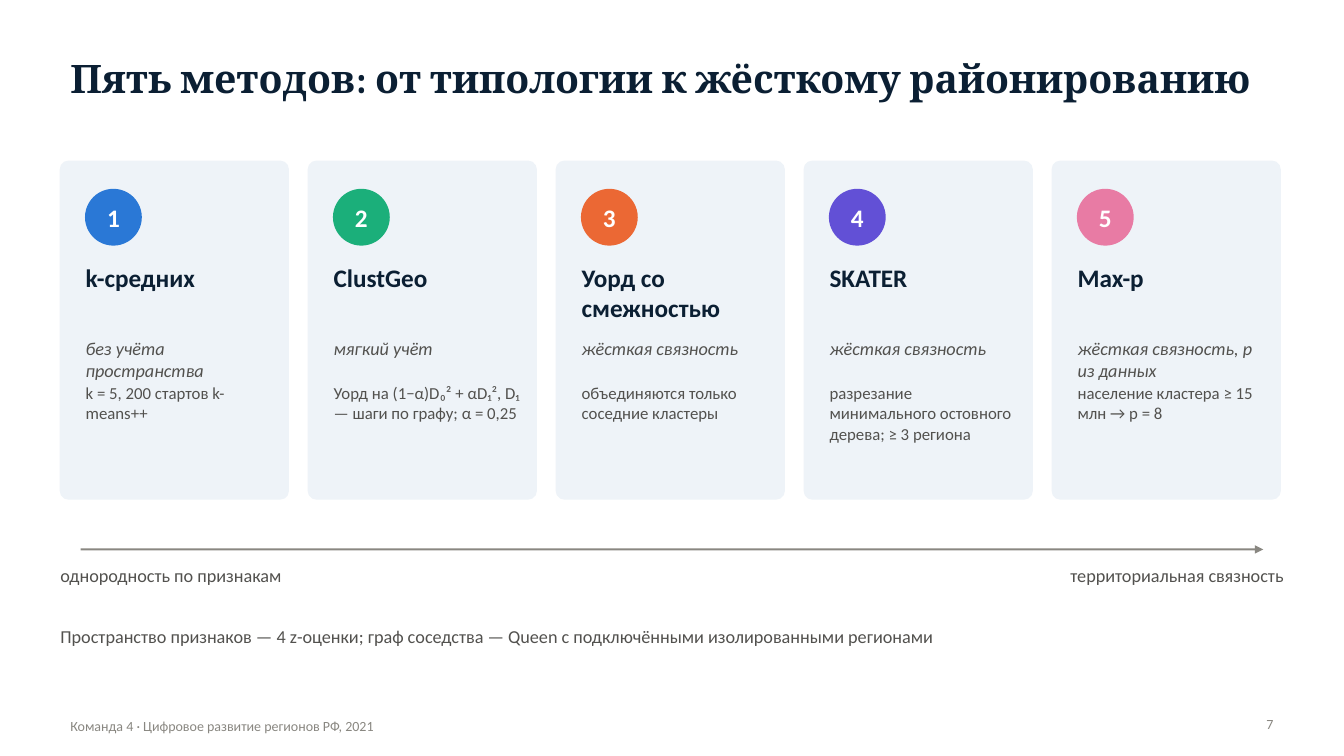
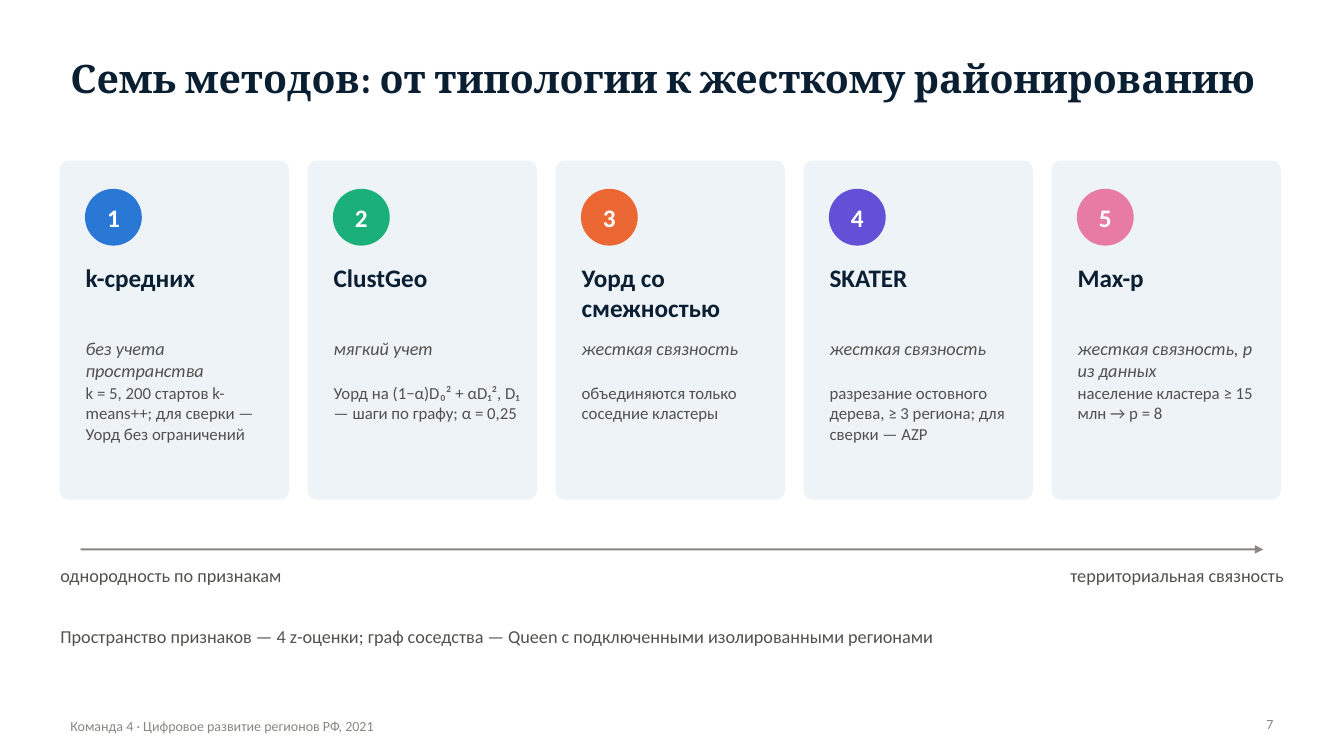
Before and after one commit to MKudryash/regions_collection, a slide deck: slide 7 of presentation/team4_digital_regions_2021.pptx. Drawn at 1344x756 pixels with LibreOffice and Linux fonts; fonts in the diff are those of the drawing. Boxes give left, top, right and bottom in pixels: in the first picture for what was removed or moved away, otherwise in the second. Text is boxed around its words. In the diff, an @@ line names an element or a change of style, - is before the commit and + after.

```diff
--- a/presentation/team4_digital_regions_2021.pptx
+++ b/presentation/team4_digital_regions_2021.pptx
@@ title at <box>70,63,1255,103</box>: text changed @@
-Пять методов: от типологии к жёсткому районированию
+Семь методов: от типологии к жесткому районированию
@@ text at <box>86,342,204,380</box>: text changed @@
-без учёта пространства
+без учета пространства
@@ text at <box>334,342,433,358</box>: text changed @@
-мягкий учёт
+мягкий учет
@@ text at <box>582,346,738,355</box>: text changed @@
-жёсткая связность
+жесткая связность
@@ text at <box>830,346,986,355</box>: text changed @@
-жёсткая связность
+жесткая связность
@@ text at <box>1078,346,1252,380</box>: text changed @@
-жёсткая связность, p из данных
+жесткая связность, p из данных
@@ text at <box>86,387,245,443</box>: text changed @@
-k = 5, 200 стартов k-means++
+k = 5, 200 стартов k-means++; для сверки — Уорд без ограничений
@@ text at <box>830,391,1005,443</box>: text changed @@
-разрезание минимального остовного дерева; ≥ 3 региона
+разрезание остовного дерева, ≥ 3 региона; для сверки — AZP
@@ text at <box>60,630,933,646</box>: text changed @@
-Пространство признаков — 4 z-оценки; граф соседства — Queen с подключёнными изолированными регионами
+Пространство признаков — 4 z-оценки; граф соседства — Queen с подключенными изолированными регионами
```
Also in this commit, not shown: 6 other slides changed, 1 slide added, 48 other files.
